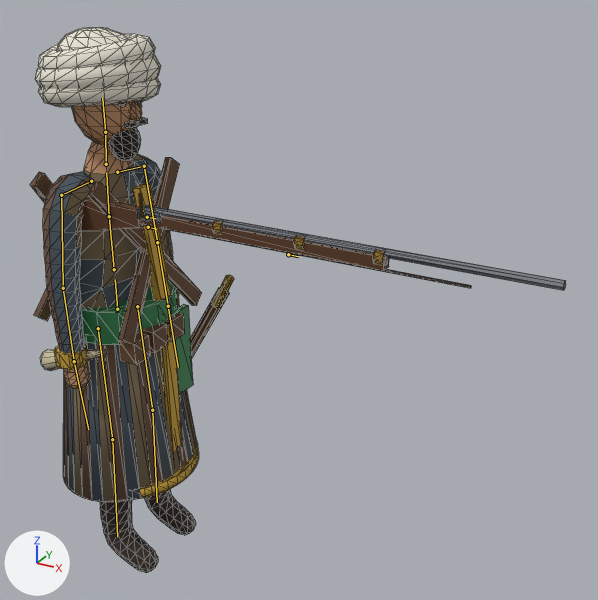
A saved change to the glTF model models/era2/ozbek_miltiqchi.glb.
The view is the same before and after, from a 50 mm lens placed at (1.73, -1.91, 2.09), pointed at (0.63, 0.1, 1.09). Lighting does not change. The marker at lower left points along +X, +Y and +Z. The first picture is the older version. The bones that change, and the others that lie on the model, are drawn over the model as lines. Mesh edges are drawn as thin lines.

Objects in the first picture: 'Body', 'Rifle'.
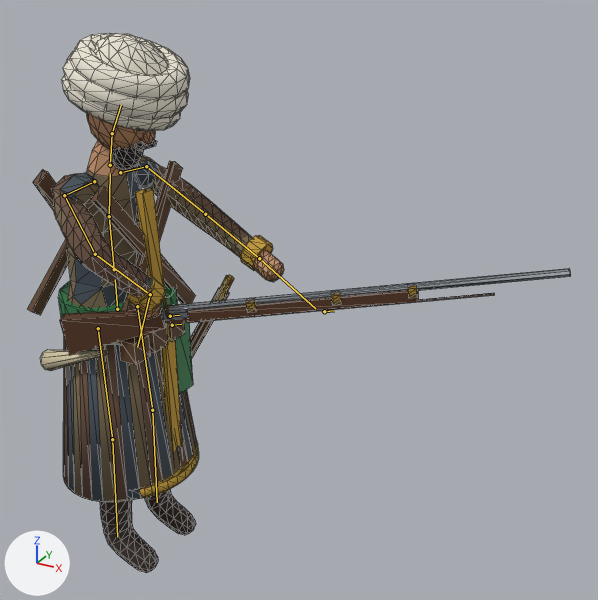
The newer file adds an action. The first version stands in its rest pose; the second is drawn at frame 14 of the action 'Reload2'.

What differs and where, as boxes [x1, y1, x2, y2] in the pictures (598 x 600 px):
'Body', posed (26% wider)
    before: [30, 27, 234, 573]
    after: [27, 33, 284, 573]
'Rifle', posed (10% shorter)
    before: [81, 193, 566, 290]
    after: [60, 268, 571, 355]
bone 'Chest', root to tip
    before: (109, 216) to (106, 172)
    after: (109, 216) to (110, 173)
bone 'Head', root to tip
    before: (105, 132) to (102, 98)
    after: (112, 133) to (121, 105)
bone 'UpperArm.L', root to tip
    before: (144, 166) to (157, 242)
    after: (146, 166) to (205, 214)
bone 'ForeArm.L', root to tip
    before: (157, 242) to (168, 306)
    after: (205, 214) to (259, 258)
bone 'UpperArm.R', root to tip
    before: (61, 195) to (63, 288)
    after: (64, 195) to (95, 254)
bone 'ForeArm.R', root to tip
    before: (63, 288) to (74, 361)
    after: (95, 254) to (150, 294)
bone 'Hand.R', root to tip
    before: (74, 361) to (88, 429)
    after: (150, 294) to (137, 347)
bone 'Rifle', root to tip
    before: (147, 217) to (155, 218)
    after: (170, 316) to (179, 315)

The change in detail:
Bone 'Chest' (bone_chest) turns from (0, 0, 0) to (0, 0, -5) degrees about its own x, y and z.
Bone 'Head' (bone_head) turns from (0, 0, 0) to (0, 0, -22) degrees about its own x, y and z.
Bone 'UpperArm.L' (bone_upperarm_l) turns from (0, 0, 0) to (21, 122, -55) degrees about its own x, y and z.
Bone 'ForeArm.L' (bone_forearm_l) turns from (0, 0, 0) to (5, 0, 5) degrees about its own x, y and z.
Bone 'UpperArm.R' (bone_upperarm_r) turns from (0, 0, 0) to (-134, -51, 73) degrees about its own x, y and z.
Bone 'ForeArm.R' (bone_forearm_r) turns from (0, 0, 0) to (3, 7, -83) degrees about its own x, y and z.
Bone 'Hand.R' (bone_hand_r) turns from (0, 0, 0) to (45, 3, 6) degrees about its own x, y and z.
Bone 'Rifle' (bone_rifle) moves from (0.0, 0.0, 0.0) to (-0.02, 0.06, -0.28).
Bone 'Rifle' (bone_rifle) turns from (0, 0, 0) to (12, 0, 25) degrees about its own x, y and z.
